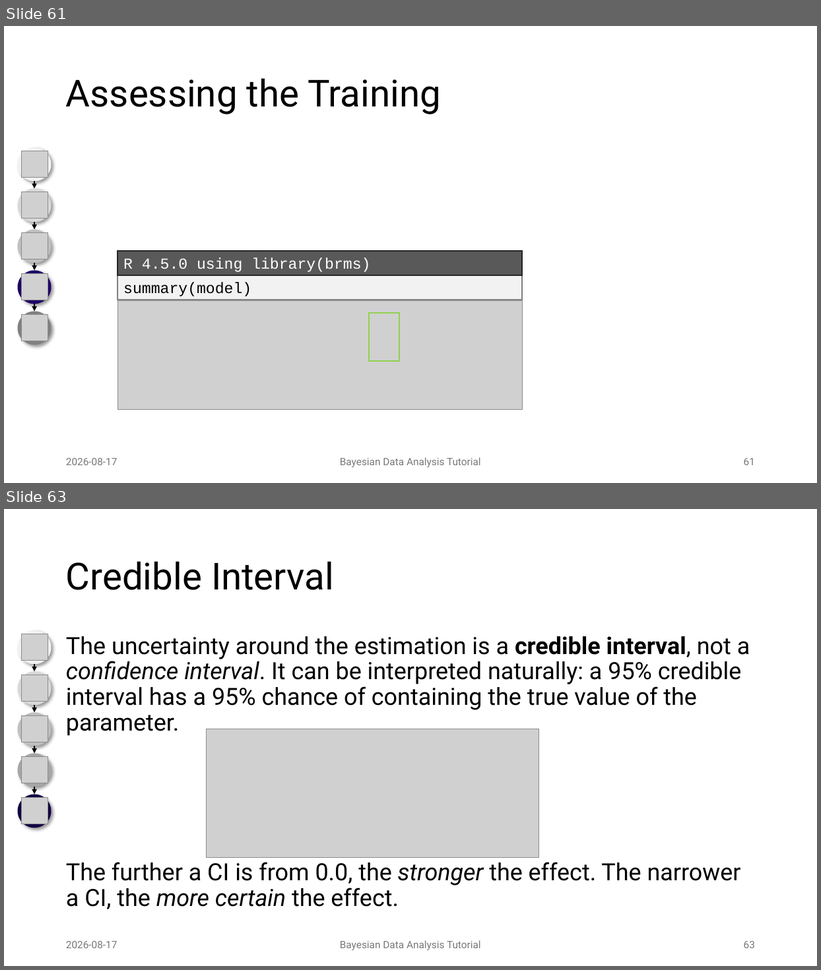
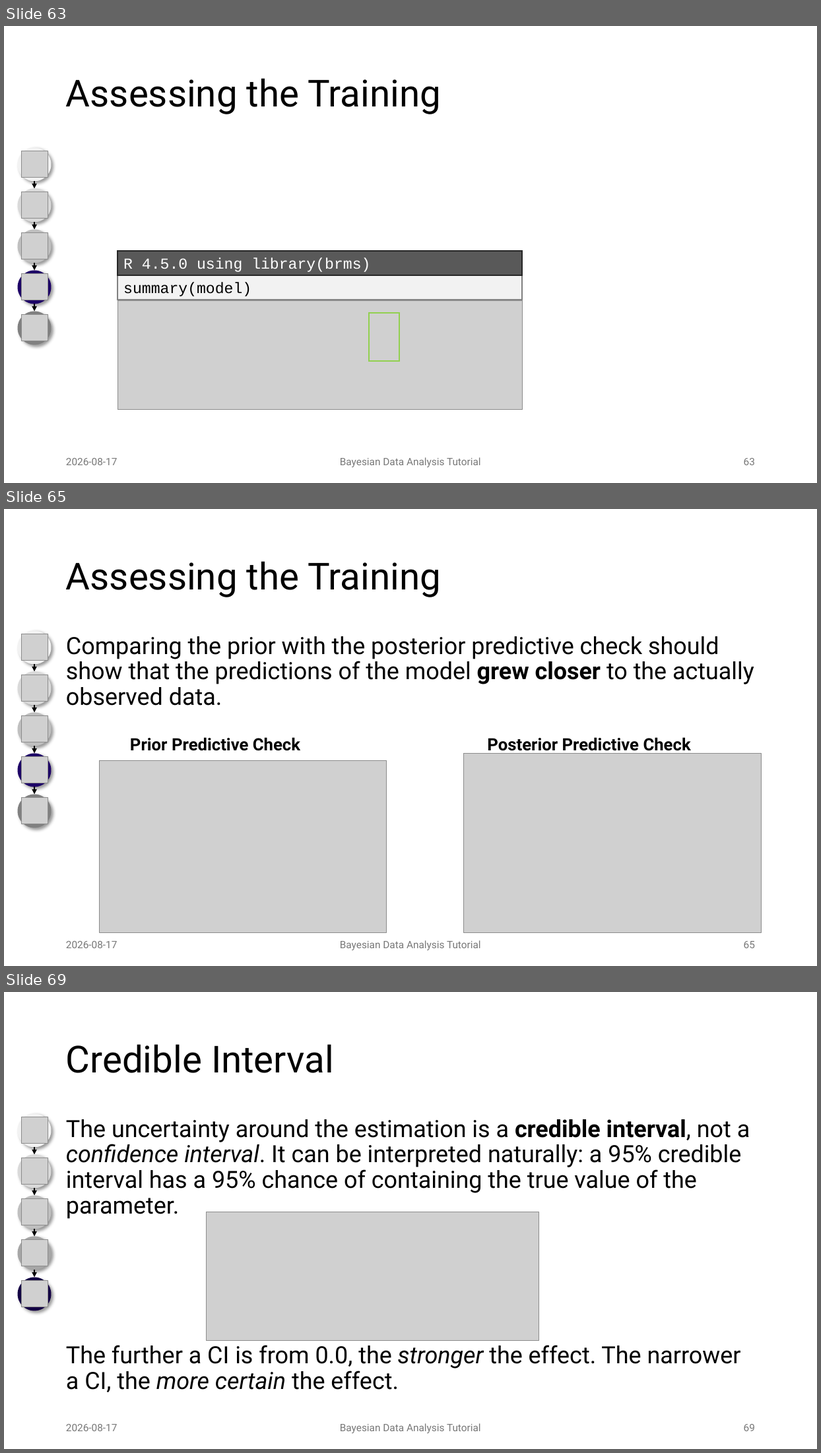
Before and after one commit to JulianFrattini/bda-intro, a slide deck: slides/presentations/2026-08-17-tutorial-reconf.pptx. Shown one above the other, each under a label of ours: slides 61 and 63 before the commit, slides 63, 65 and 69 after it; the slides between them are not shown. The pictures are 821x970 and 821x1453 pixels, drawn with LibreOffice and Linux fonts; fonts in the diff are those of the drawing; grey boxes stand for pictures; background and template pictures are left out. Boxes give left, top, right and bottom in pixels: in the first picture for what was removed or moved away, otherwise in the second. Text is boxed around its words. In the diff, an @@ line names an element or a change of style, - is before the commit and + after.

Commit message:
Finalized RE'26 tutorial slides

```diff
--- a/slides/presentations/2026-08-17-tutorial-reconf.pptx
+++ b/slides/presentations/2026-08-17-tutorial-reconf.pptx
@@ slide 65 added at box(4, 509, 817, 966), background #FFFFFF @@
@@ title added at box(66, 561, 441, 597), 44 pt, text #000000 @@
+Assessing the Training
@@ ellipse added at box(17, 631, 51, 665), fill #F2F2F2 @@
@@ picture added at box(21, 634, 48, 661) @@
@@ text added at box(66, 636, 754, 706), 28 pt, text #000000 @@
+Comparing the prior with the posterior predictive check should show that the predictions of the model grew closer to the actually observed data.
@@ arrow added from (34, 665) to (34, 672), #000000 1.5 pt @@
@@ ellipse added at box(17, 672, 51, 706), fill #D9D9D9 @@
@@ picture added at box(21, 675, 48, 702) @@
@@ arrow added from (34, 706) to (34, 713), #000000 1.5 pt @@
@@ ellipse added at box(17, 713, 51, 747), fill #BFBFBF @@
@@ picture added at box(21, 716, 48, 743) @@
@@ text added at box(130, 737, 300, 751), 20 pt, text #000000, bold @@
+Prior Predictive Check
@@ text added at box(487, 737, 691, 755), 20 pt, text #000000, bold @@
+Posterior Predictive Check
@@ ellipse added at box(17, 754, 51, 787), fill #1D0067 @@
@@ picture added at box(21, 757, 48, 784) @@
@@ arrow added from (34, 747) to (34, 754), #000000 1.5 pt @@
@@ picture added at box(99, 761, 386, 933) @@
@@ picture added at box(464, 754, 762, 933) @@
@@ ellipse added at box(17, 795, 51, 828), fill #808080 @@
@@ picture added at box(21, 798, 48, 824) @@
@@ arrow added from (34, 787) to (34, 795), #000000 1.5 pt @@
@@ text added at box(66, 941, 118, 949), 12 pt, text #797979 @@
+2026-08-17
@@ text added at box(340, 941, 481, 951), 12 pt, text #797979 @@
+Bayesian Data Analysis Tutorial
@@ page number added at box(744, 941, 755, 949), 12 pt, text #797979 @@
+65
@@ what was slide 61 is now slide 63 @@
@@ page number at box(744, 458, 755, 466): text changed @@
-61
+63
@@ what was slide 63 is now slide 69 @@
@@ page number at box(744, 1424, 755, 1432): text changed @@
-63
+69
```
Also in this commit, not shown: 14 slides changed, 8 other slides added.
